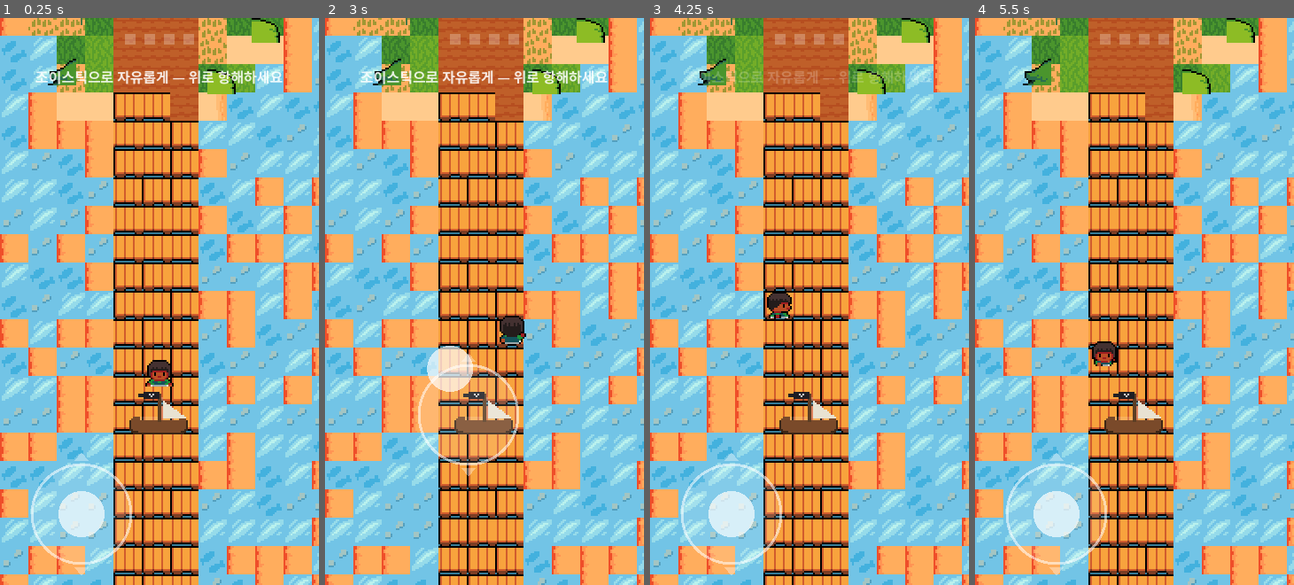
Above: before the commit, frames 1-4 (left to right).
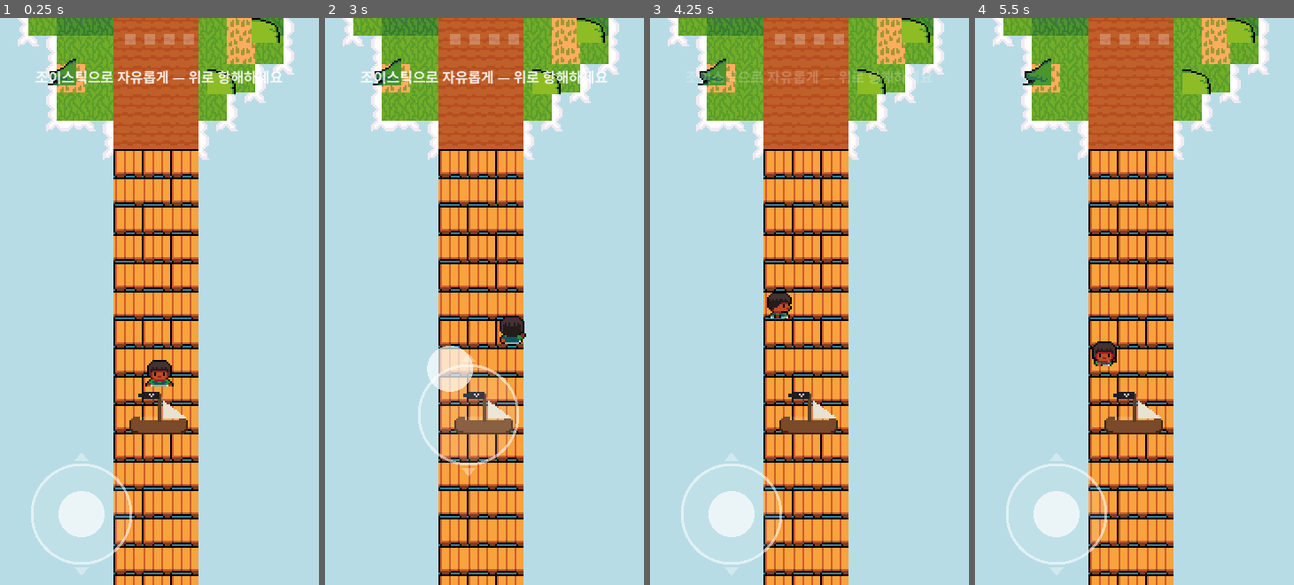
Above: after the commit, the same moments.

Repository: jungrok5/one-scroll-bible-game
Game: Godot game, scene res://scenes/Main.tscn
Same seed, same stepped clock (60 frames per second), same inputs: the game is played once before the commit and once after it.
Inputs (mouse positions are in pixels of both pictures, inside the frame that each line leads up to):
- Up to frame 1 (0.25 s): no input
- Up to frame 2 (3 s): tap Enter at 0.5, 2.75 s; drag from (414, 482) to (516, 176) at 0.52 s; drag from (420, 329) to (468, 414) at 1.27 s; tap Space at 2 s; move the mouse to (516, 176) at 2.02 s; hold Right (move_right) 2.03-2.75 s; drag from (468, 414) to (388, 216) at 2.77 s
- Up to frame 3 (4.25 s): move the mouse to (905, 386) at 3.52 s; hold Left (move_left) from 3.53 s (still down)
- Up to frame 4 (5.5 s): release Left (move_left) at 4.25 s; tap Space at 4.25 s; drag from (1038, 216) to (1086, 159) at 4.27 s; tap Enter at 5 s; move the mouse to (1150, 301) at 5.02 s; hold Down (move_down) from 5.03 s (still down); click (1150, 301) at 5.17 s

The runs differ from the first frame. In frame 1, 71% of the frame differs, in the area x 0-100%, y 0-100%; in frame 2, 72%; in frame 3, 72%; in frame 4, 72%.

Commit message:
해안을 Godot 지형 오토타일(거품 해안)로 — 마인크래프트식 격자 탈피
문제: 중앙(fill) 타일만 격자로 깔아 전이 타일이 없어 블록처럼 보였음.
- 공식 NinjaAdventure 게임레포의 tileset_floor.png 물 블롭을 tileset_water.png로 추가.
- _build_tilemap()을 3레이어로 재구성: 땅(채움)·물(지형 오토타일)·부두.
- 물 레이어는 set_cells_terrain_connect()로 해안 거품·안쪽모서리 자동 선택.
  peering bit은 _is_water_px로 픽셀에서 자동 추출(수작업 매핑 불필요).
- 섬은 잔디(예수님=돌), 유기적 해안선, 모래 내부 이음새 제거.
- ATTRIBUTION/CLAUDE.md 갱신, E2E 스크린샷·컨택트시트 갱신.

Co-Authored-By: Claude Opus 4.8 (1M context) <noreply@anthropic.com>
Claude-Session: https://claude.ai/code/session_018qg4g1KPTpgSZsyxWsZciT

Diff:
--- a/scripts/Main.gd
+++ b/scripts/Main.gd
@@ -155,9 +155,8 @@
 # ---------- tilemap (실제 항구/바다 배치) ----------
 const CELL := 32.0   # 월드 px / 셀 (16px 타일 × SPRITE_SCALE)
 
-# NA 타일셋(assets/sprites/tileset.png, 16px) 아틀라스 좌표(열,행). 변주는 가중 배열.
+# 땅 타일(condensed tileset.png, 16px) 아틀라스 좌표(열,행). 변주는 가중 배열.
 var _tiles := {
-	"sea":   [Vector2i(23, 7), Vector2i(23, 7), Vector2i(22, 7), Vector2i(22, 9), Vector2i(23, 6), Vector2i(23, 9)],
 	"sand":  [Vector2i(21, 13), Vector2i(20, 13), Vector2i(22, 13)],
 	"grass": [Vector2i(22, 11), Vector2i(22, 11), Vector2i(23, 11), Vector2i(24, 11)],
 	"stone": [Vector2i(26, 11), Vector2i(26, 11), Vector2i(27, 11)],
@@ -166,42 +165,133 @@
 }
 
 
+func _new_layer(z: int) -> TileMapLayer:
+	var l := TileMapLayer.new()
+	l.scale = Vector2(SPRITE_SCALE, SPRITE_SCALE)
+	l.z_index = z
+	l.texture_filter = CanvasItem.TEXTURE_FILTER_NEAREST
+	world.add_child(l)
+	return l
+
+
+# 바다는 Godot 지형 오토타일(set_cells_terrain_connect)로 — 해안 거품/안쪽모서리 자동 선택.
+# 공식 NA 물 타일셋(tileset_water.png)에서 픽셀로 peering bit 자동 추출.
 func _build_tilemap() -> void:
-	var ts := TileSet.new()
-	ts.tile_size = Vector2i(16, 16)
-	var src := TileSetAtlasSource.new()
-	src.texture = load("res://assets/sprites/tileset.png")
-	src.texture_region_size = Vector2i(16, 16)
+	# 1) 땅 레이어 (잔디/모래/돌/흙길) — 단순 채움.
+	var gts := TileSet.new()
+	gts.tile_size = Vector2i(16, 16)
+	var gsrc := TileSetAtlasSource.new()
+	gsrc.texture = load("res://assets/sprites/tileset.png")
+	gsrc.texture_region_size = Vector2i(16, 16)
 	var seen := {}
 	for cat in _tiles:
 		for c in _tiles[cat]:
 			if not seen.has(c):
 				seen[c] = true
-				src.create_tile(c)
-	ts.add_source(src, 0)
-
-	var layer := TileMapLayer.new()
-	layer.tile_set = ts
-	layer.scale = Vector2(SPRITE_SCALE, SPRITE_SCALE)
-	layer.z_index = -3
-	layer.texture_filter = CanvasItem.TEXTURE_FILTER_NEAREST
-	world.add_child(layer)
-
+				gsrc.create_tile(c)
+	gts.add_source(gsrc, 0)
+	var ground := _new_layer(-3)
+	ground.tile_set = gts
+
+	# 2) 물 레이어 (지형 오토타일) — 거품 해안.
+	var wtex: Texture2D = load("res://assets/sprites/tileset_water.png")
+	var wimg := wtex.get_image()
+	if wimg.is_compressed():
+		wimg.decompress()
+	var wts := TileSet.new()
+	wts.tile_size = Vector2i(16, 16)
+	var wsrc := TileSetAtlasSource.new()
+	wsrc.texture = wtex
+	wsrc.texture_region_size = Vector2i(16, 16)
+	wts.add_source(wsrc, 0)
+	wts.add_terrain_set()
+	var tset := 0
+	wts.set_terrain_set_mode(tset, TileSet.TERRAIN_MODE_MATCH_CORNERS_AND_SIDES)
+	wts.add_terrain(tset)
+	wts.set_terrain_name(tset, 0, "water")
+	wts.set_terrain_color(tset, 0, Color(0.4, 0.7, 1.0))
+	# NA 물 블롭(cols 0..11, rows 21..25): 중앙이 물인 칸만 타일화하고 8방향 peering 자동설정.
+	var dirs := {
+		TileSet.CELL_NEIGHBOR_RIGHT_SIDE: Vector2i(14, 8),
+		TileSet.CELL_NEIGHBOR_LEFT_SIDE: Vector2i(1, 8),
+		TileSet.CELL_NEIGHBOR_TOP_SIDE: Vector2i(8, 1),
+		TileSet.CELL_NEIGHBOR_BOTTOM_SIDE: Vector2i(8, 14),
+		TileSet.CELL_NEIGHBOR_TOP_RIGHT_CORNER: Vector2i(13, 3),
+		TileSet.CELL_NEIGHBOR_TOP_LEFT_CORNER: Vector2i(3, 3),
+		TileSet.CELL_NEIGHBOR_BOTTOM_RIGHT_CORNER: Vector2i(13, 13),
+		TileSet.CELL_NEIGHBOR_BOTTOM_LEFT_CORNER: Vector2i(3, 13),
+	}
+	for ry in range(21, 26):
+		for cx in range(0, 12):
+			var origin := Vector2i(cx * 16, ry * 16)
+			if not _is_water_px(wimg, origin + Vector2i(8, 8)):
+				continue
+			var ac := Vector2i(cx, ry)
+			wsrc.create_tile(ac)
+			var td := wsrc.get_tile_data(ac, 0)
+			td.terrain_set = tset
+			td.terrain = 0
+			for nb in dirs:
+				if _is_water_px(wimg, origin + dirs[nb]):
+					td.set_terrain_peering_bit(nb, 0)
+	var water := _new_layer(-2)
+	water.tile_set = wts
+
+	# 3) 부두 레이어 (바다 위 중앙 나무 다리).
+	var pts := TileSet.new()
+	pts.tile_size = Vector2i(16, 16)
+	var psrc := TileSetAtlasSource.new()
+	psrc.texture = load("res://assets/sprites/tileset.png")
+	psrc.texture_region_size = Vector2i(16, 16)
+	for c in _tiles["wood"]:
+		psrc.create_tile(c)
+	pts.add_source(psrc, 0)
+	var pier := _new_layer(-1)
+	pier.tile_set = pts
+
+	# 채움 루프 (가장자리 1칸 여유 → 화면 끝 거품 방지).
 	var cols := int(ceil(VW / CELL)) + 1
 	var rows := int(ceil(world_height / CELL)) + 1
-	for cy in rows:
-		for cx in cols:
+	var sea_cells: Array[Vector2i] = []
+	for cy in range(-1, rows + 1):
+		for cx in range(-1, cols + 1):
 			var wx := float(cx) * CELL + CELL * 0.5
 			var wy := float(cy) * CELL + CELL * 0.5
-			var cat: String = _terrain_at(wx, wy)
-			var arr: Array = _tiles[cat]
-			var ac: Vector2i = arr[randi() % arr.size()]
-			layer.set_cell(Vector2i(cx, cy), 0, ac)
-
-
-# 셀의 지형 분류 — 섬은 노이즈로 들쭉날쭉한 해안선(직선 X), 중앙은 부두/길.
-func _terrain_at(wx: float, wy: float) -> String:
-	var on_path: bool = wx >= PATH_X and wx <= PATH_X + PATH_W
+			var info := _land_at(wx, wy)
+			var on_path: bool = wx >= PATH_X and wx <= PATH_X + PATH_W
+			var cell := Vector2i(cx, cy)
+			var in_view: bool = cx >= 0 and cx < cols and cy >= 0 and cy < rows
+			# 땅 (섬=잔디/돌, 길=흙, 바다 밑은 모래[물에 가려 안 보임])
+			var is_land: bool = info["interior"] or info["beach"]
+			if in_view:
+				var gcat := "sand"
+				if is_land:
+					if info["stone"]:
+						gcat = "stone"
+					elif on_path:
+						gcat = "dirt"
+					else:
+						gcat = "grass"
+				var garr: Array = _tiles[gcat]
+				ground.set_cell(cell, 0, garr[randi() % garr.size()])
+			# 바다
+			if not is_land:
+				sea_cells.append(cell)
+				if on_path and in_view:
+					var warr: Array = _tiles["wood"]
+					pier.set_cell(cell, 0, warr[randi() % warr.size()])
+	water.set_cells_terrain_connect(sea_cells, tset, 0, false)
+
+
+func _is_water_px(img: Image, p: Vector2i) -> bool:
+	if p.x < 0 or p.y < 0 or p.x >= img.get_width() or p.y >= img.get_height():
+		return false
+	var c := img.get_pixelv(p)
+	return c.a > 0.5 and (c.b - c.r) > 0.06 and c.b > 0.55
+
+
+# 셀의 땅 분류 — 섬은 노이즈로 들쭉날쭉한 해안선(직선 X).
+func _land_at(wx: float, wy: float) -> Dictionary:
 	var best_d := 9999.0
 	var best_stone := false
 	for p in ports:
@@ -216,15 +306,7 @@
 			best_d = d
 			best_stone = String(p["data"].get("key", "")) == "jesus"
 	var n: float = _noise(wx, wy) * 0.12
-	var is_interior: bool = best_d < 0.82 + n
-	var is_beach: bool = best_d < 0.99 + n
-	if on_path:
-		return ("stone" if best_stone else "dirt") if is_interior else "wood"
-	if is_interior:
-		return "stone" if best_stone else "grass"
-	if is_beach:
-		return "sand"
-	return "sea"
+	return {"interior": best_d < 0.82 + n, "beach": best_d < 1.0 + n, "stone": best_stone}
 
 
 # 결정적 해시 노이즈 [-1,1] — 셀마다 안정적인 해안 흔들림.
Binary file added: assets/sprites/tileset_water.png
Not shown, added: assets/sprites/tileset_water.png.import
Binary file changed: docs/screenshots/00_voyage.png
Binary file changed: docs/screenshots/01_start.png
Binary file changed: docs/screenshots/02_voyage.png
Binary file changed: docs/screenshots/03_voyage.png
Binary file changed: docs/screenshots/04_voyage.png
Binary file changed: docs/screenshots/05_voyage.png
Binary file changed: docs/screenshots/06_voyage.png
Binary file changed: docs/screenshots/07_voyage.png
Binary file changed: docs/screenshots/08_voyage.png
Binary file changed: docs/screenshots/09_voyage.png
(and 27 more such lines)
